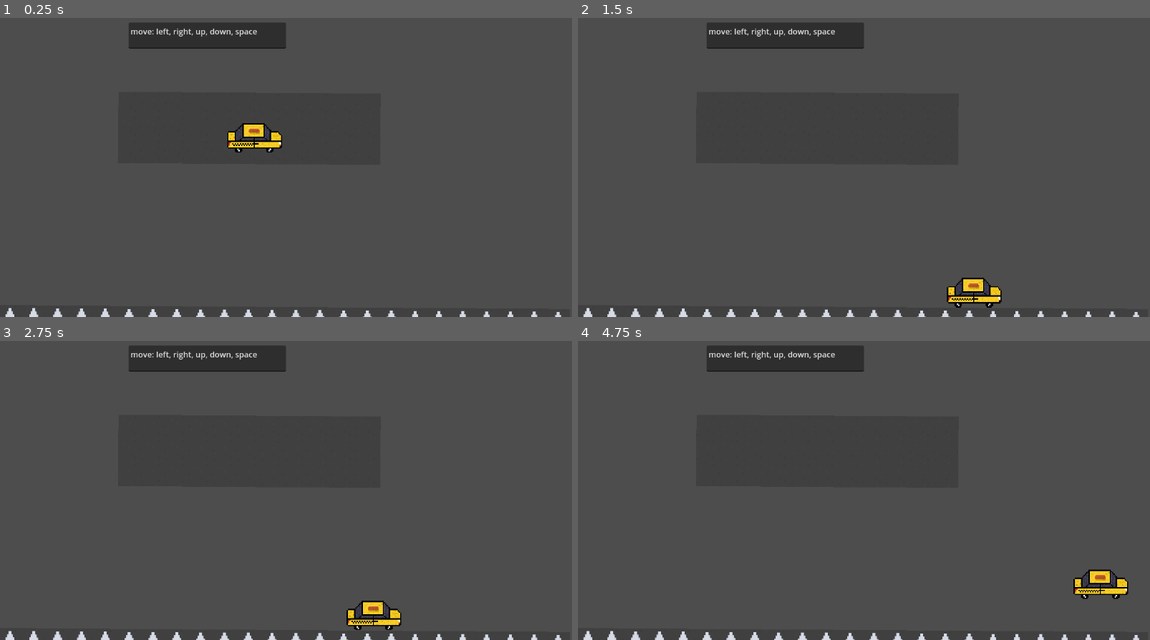
Above: before the commit, frames 1-4 (two rows, left to right).
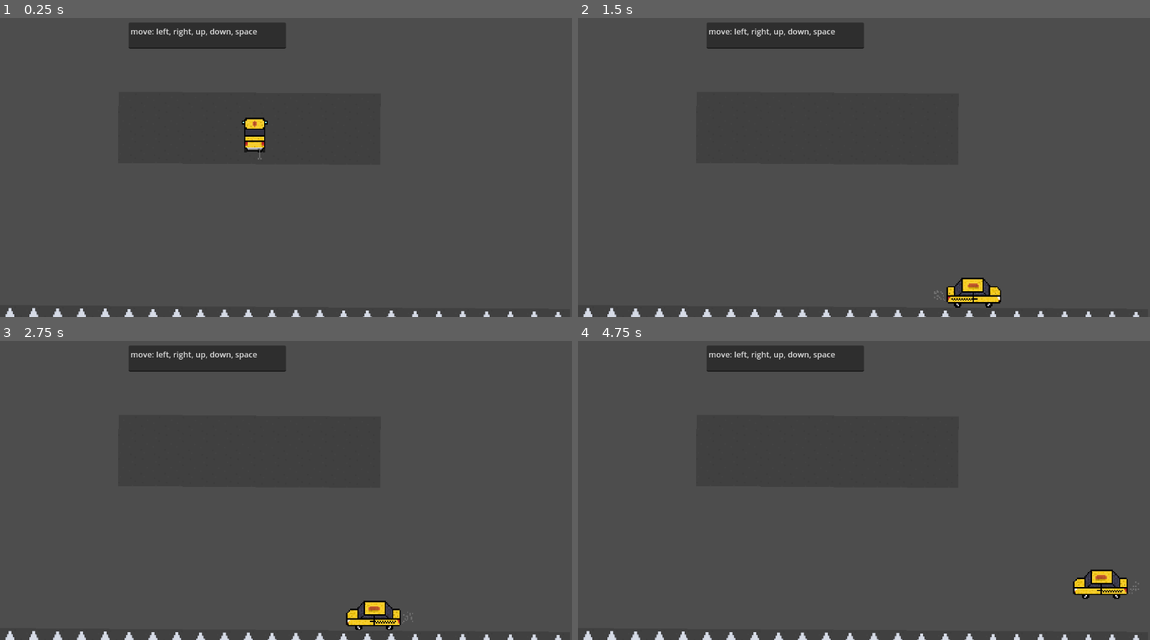
Above: after the commit, the same moments.

Repository: Ficli/IKT_projekt4
Game: Godot game, scene res://main.tscn
The game is run twice, just before and just after one commit, with the same random seed, the same clock (stepped at 60 frames per second) and the same inputs.
Inputs:
- Up to frame 1 (0.25 s): no input
- Up to frame 2 (1.5 s): tap Enter (ui_accept) at 0.5, 0.77 s; hold Right (ui_right) from 0.53 s (still down)
- Up to frame 3 (2.75 s): tap Enter (ui_accept) at 1.52 s; release Right (ui_right) at 2.03 s; hold Left (ui_left) from 2.03 s (still down)
- Up to frame 4 (4.75 s): release Left (ui_left) at 2.78 s; hold Right (ui_right) 2.78-4.28 s; tap Enter (ui_accept) at 3.02, 3.77, 4.52 s; hold Left (ui_left) from 4.28 s (still down)

The runs differ from the first frame. In frame 1, 0.7% of the frame differs, in the area x 39-50%, y 33-48%; in frame 2, 0.2%; in frame 3, 0.3%; in frame 4, 0.3%.

Commit message:
commit

Diff:
--- a/scenes/taxi.gd
+++ b/scenes/taxi.gd
@@ -3,6 +3,7 @@
 
 const SPEED = 300.0
 const JUMP_VELOCITY = -400.0
+@onready var sprite_2d = $Sprite2D
 
 # Get the gravity from the project settings to be synced with RigidBody nodes.
 var gravity = ProjectSettings.get_setting("physics/2d/default_gravity")
@@ -12,6 +13,7 @@
 	# Add the gravity.
 	if not is_on_floor():
 		velocity.y += gravity * delta
+		sprite_2d.animation = "going_back"
 
 	# Handle jump.
 	if Input.is_action_just_pressed("ui_accept") and is_on_floor():
@@ -22,7 +24,11 @@
 	var direction = Input.get_axis("ui_left", "ui_right")
 	if direction:
 		velocity.x = direction * SPEED
+		sprite_2d.animation = "going_left"
 	else:
 		velocity.x = move_toward(velocity.x, 0, SPEED)
 
 	move_and_slide()
+
+	var isleft = velocity.x > 0
+	sprite_2d.flip_h = isleft
--- a/scenes/taxi.tscn
+++ b/scenes/taxi.tscn
@@ -1,7 +1,130 @@
-[gd_scene load_steps=4 format=3 uid="uid://dnwjfm4qef5rf"]
+[gd_scene load_steps=20 format=3 uid="uid://dnwjfm4qef5rf"]
 
 [ext_resource type="Script" path="res://scenes/taxi.gd" id="1_kibls"]
 [ext_resource type="Texture2D" uid="uid://wkhfno8ev5e0" path="res://Assets/Taxi's/Default/Default_Taxi_Sprite.png" id="1_utw5r"]
+
+[sub_resource type="AtlasTexture" id="AtlasTexture_af401"]
+atlas = ExtResource("1_utw5r")
+region = Rect2(64, 192, 64, 64)
+
+[sub_resource type="AtlasTexture" id="AtlasTexture_2aefk"]
+atlas = ExtResource("1_utw5r")
+region = Rect2(128, 192, 64, 64)
+
+[sub_resource type="AtlasTexture" id="AtlasTexture_n6dwy"]
+atlas = ExtResource("1_utw5r")
+region = Rect2(192, 192, 64, 64)
+
+[sub_resource type="AtlasTexture" id="AtlasTexture_qfawj"]
+atlas = ExtResource("1_utw5r")
+region = Rect2(256, 192, 64, 64)
+
+[sub_resource type="AtlasTexture" id="AtlasTexture_reo2f"]
+atlas = ExtResource("1_utw5r")
+region = Rect2(320, 192, 64, 64)
+
+[sub_resource type="AtlasTexture" id="AtlasTexture_dpgnm"]
+atlas = ExtResource("1_utw5r")
+region = Rect2(64, 64, 64, 64)
+
+[sub_resource type="AtlasTexture" id="AtlasTexture_o4j6f"]
+atlas = ExtResource("1_utw5r")
+region = Rect2(128, 64, 64, 64)
+
+[sub_resource type="AtlasTexture" id="AtlasTexture_h1r70"]
+atlas = ExtResource("1_utw5r")
+region = Rect2(192, 64, 64, 64)
+
+[sub_resource type="AtlasTexture" id="AtlasTexture_5e4sr"]
+atlas = ExtResource("1_utw5r")
+region = Rect2(256, 64, 64, 64)
+
+[sub_resource type="AtlasTexture" id="AtlasTexture_gc0ya"]
+atlas = ExtResource("1_utw5r")
+region = Rect2(320, 64, 64, 64)
+
+[sub_resource type="AtlasTexture" id="AtlasTexture_44arj"]
+atlas = ExtResource("1_utw5r")
+region = Rect2(64, 0, 64, 64)
+
+[sub_resource type="AtlasTexture" id="AtlasTexture_qh5u6"]
+atlas = ExtResource("1_utw5r")
+region = Rect2(128, 0, 64, 64)
+
+[sub_resource type="AtlasTexture" id="AtlasTexture_48f7n"]
+atlas = ExtResource("1_utw5r")
+region = Rect2(192, 0, 64, 64)
+
+[sub_resource type="AtlasTexture" id="AtlasTexture_de30r"]
+atlas = ExtResource("1_utw5r")
+region = Rect2(256, 0, 64, 64)
+
+[sub_resource type="AtlasTexture" id="AtlasTexture_c7dv1"]
+atlas = ExtResource("1_utw5r")
+region = Rect2(320, 0, 64, 64)
+
+[sub_resource type="SpriteFrames" id="SpriteFrames_6s3mu"]
+animations = [{
+"frames": [{
+"duration": 1.0,
+"texture": SubResource("AtlasTexture_af401")
+}, {
+"duration": 1.0,
+"texture": SubResource("AtlasTexture_2aefk")
+}, {
+"duration": 1.0,
+"texture": SubResource("AtlasTexture_n6dwy")
+}, {
+"duration": 1.0,
+"texture": SubResource("AtlasTexture_qfawj")
+}, {
+"duration": 1.0,
+"texture": SubResource("AtlasTexture_reo2f")
+}],
+"loop": true,
+"name": &"going_back",
+"speed": 10.0
+}, {
+"frames": [{
+"duration": 1.0,
+"texture": SubResource("AtlasTexture_dpgnm")
+}, {
+"duration": 1.0,
+"texture": SubResource("AtlasTexture_o4j6f")
+}, {
+"duration": 1.0,
+"texture": SubResource("AtlasTexture_h1r70")
+}, {
+"duration": 1.0,
+"texture": SubResource("AtlasTexture_5e4sr")
+}, {
+"duration": 1.0,
+"texture": SubResource("AtlasTexture_gc0ya")
+}],
+"loop": true,
+"name": &"going_forward",
+"speed": 10.0
+}, {
+"frames": [{
+"duration": 1.0,
+"texture": SubResource("AtlasTexture_44arj")
+}, {
+"duration": 1.0,
+"texture": SubResource("AtlasTexture_qh5u6")
+}, {
+"duration": 1.0,
+"texture": SubResource("AtlasTexture_48f7n")
+}, {
+"duration": 1.0,
+"texture": SubResource("AtlasTexture_de30r")
+}, {
+"duration": 1.0,
+"texture": SubResource("AtlasTexture_c7dv1")
+}],
+"loop": true,
+"name": &"going_left",
+"speed": 10.0
+}]
 
 [sub_resource type="RectangleShape2D" id="RectangleShape2D_05qph"]
 size = Vector2(111, 60)
@@ -9,14 +132,14 @@
 [node name="CharacterBody2D" type="CharacterBody2D"]
 script = ExtResource("1_kibls")
 
-[node name="Sprite2D" type="Sprite2D" parent="."]
+[node name="Sprite2D" type="AnimatedSprite2D" parent="."]
 texture_filter = 1
-position = Vector2(553, 263)
+position = Vector2(552, 263)
 scale = Vector2(2.5, 2.70313)
-texture = ExtResource("1_utw5r")
-hframes = 6
-vframes = 4
-frame = 12
+sprite_frames = SubResource("SpriteFrames_6s3mu")
+animation = &"going_back"
+autoplay = "going_left"
+frame_progress = 0.113647
 
 [node name="CollisionShape2D" type="CollisionShape2D" parent="."]
 position = Vector2(552, 263)
